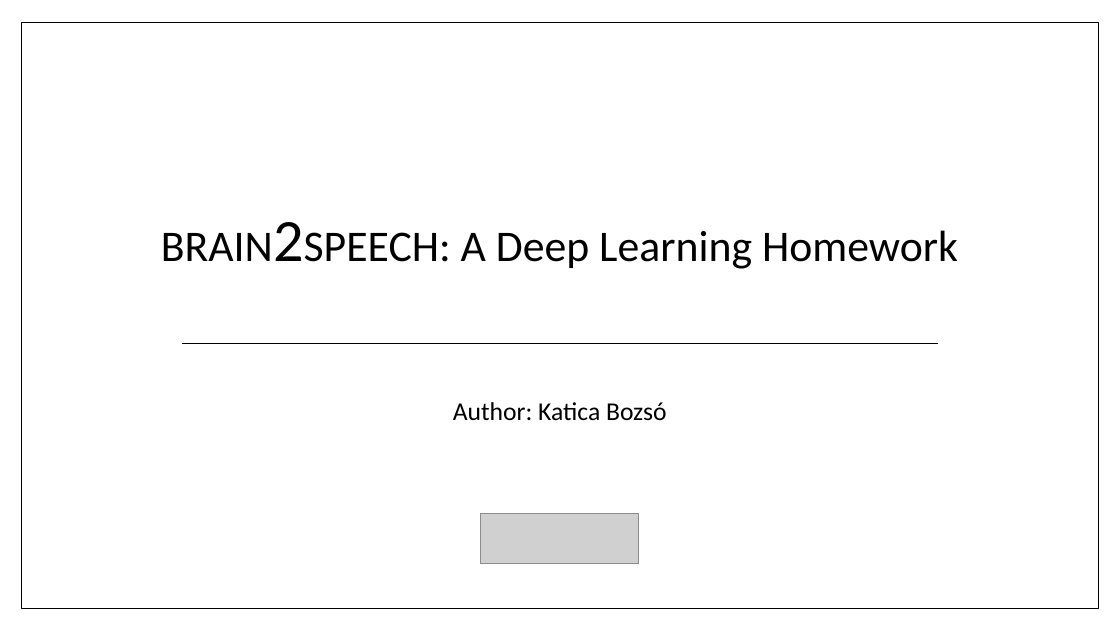
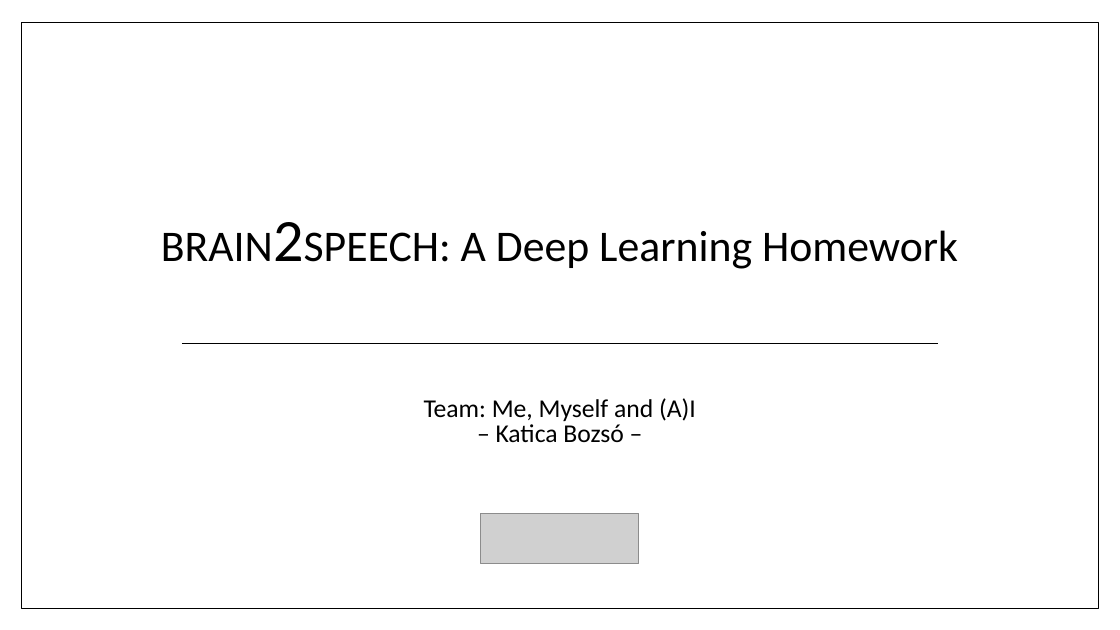
Before and after one commit to kajc10/BRAIN2SPEECH, a slide deck: slide 1 of docs/b2s_presentation.pptx. Drawn at 1120x630 pixels with LibreOffice and Linux fonts; fonts in the diff are those of the drawing; grey boxes stand for pictures. Boxes give left, top, right and bottom in pixels: in the first picture for what was removed or moved away, otherwise in the second. Text is boxed around its words. In the diff, an @@ line names an element or a change of style, - is before the commit and + after.

```diff
--- a/docs/b2s_presentation.pptx
+++ b/docs/b2s_presentation.pptx
@@ subtitle at bbox=[424, 398, 696, 442]: text changed @@
-Author: Katica Bozsó
+Team: Me, Myself and (A)I
+– Katica Bozsó –
```
